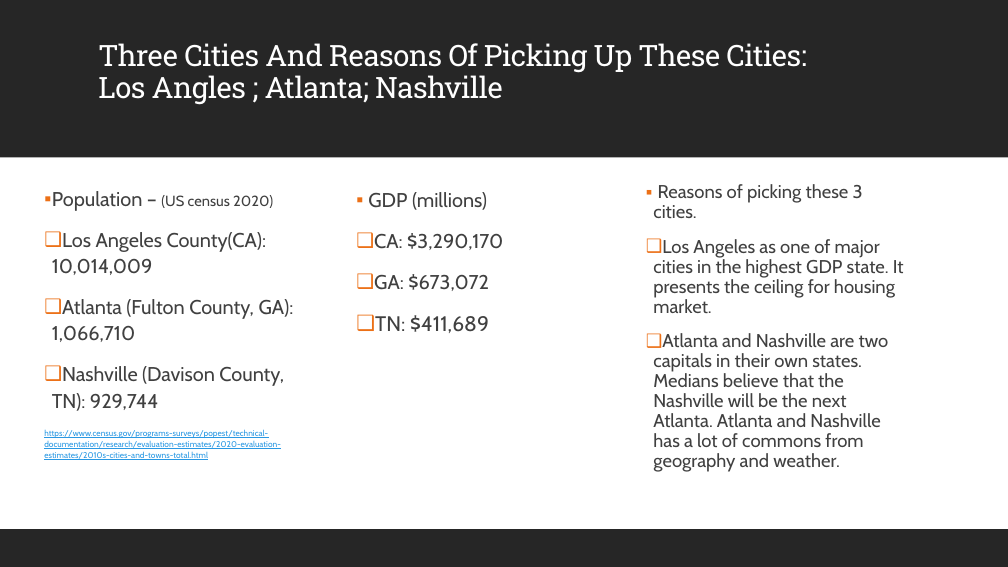
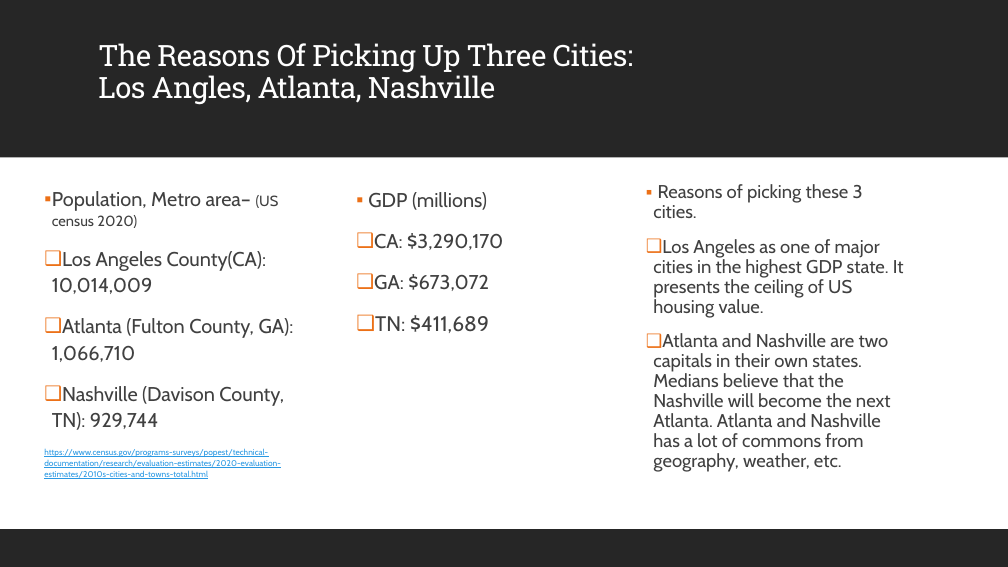
Before and after one commit to Liuchenxi1/Nashville-house-market-analysis, a slide deck: slide 3 of Nashville Housing.pptx. Drawn at 1008x567 pixels with LibreOffice and Linux fonts; fonts in the diff are those of the drawing. Boxes give left, top, right and bottom in pixels: in the first picture for what was removed or moved away, otherwise in the second. Text is boxed around its words. In the diff, an @@ line names an element or a change of style, - is before the commit and + after.

```diff
--- a/Nashville Housing.pptx
+++ b/Nashville Housing.pptx
@@ title at (98,43,633,105): text changed @@
-Three Cities And Reasons Of Picking Up These Cities:
-Los Angles ; Atlanta; Nashville
+The Reasons Of Picking Up Three Cities:
+Los Angles, Atlanta, Nashville
@@ text at (52,191,279,228): text changed; size 14 to 19 pt @@
-▪ Population – (US census 2020)
+▪ Population, Metro area– (US census 2020)
@@ text at (653,239,904,472): text changed @@
-❑ Los Angeles as one of major cities in the highest GDP state. It presents the ceiling for housing market.
-❑ Atlanta and Nashville are two capitals in their own states. Medians believe that the Nashville will be the next Atlanta. Atlanta and Nashville has a lot of commons from geography and weather.
+❑ Los Angeles as one of major cities in the highest GDP state. It presents the ceiling of US housing value.
+❑ Atlanta and Nashville are two capitals in their own states. Medians believe that the Nashville will become the next Atlanta. Atlanta and Nashville has a lot of commons from geography, weather, etc.
```
Also in this commit, not shown: 8 other slides changed, 1 other file.
